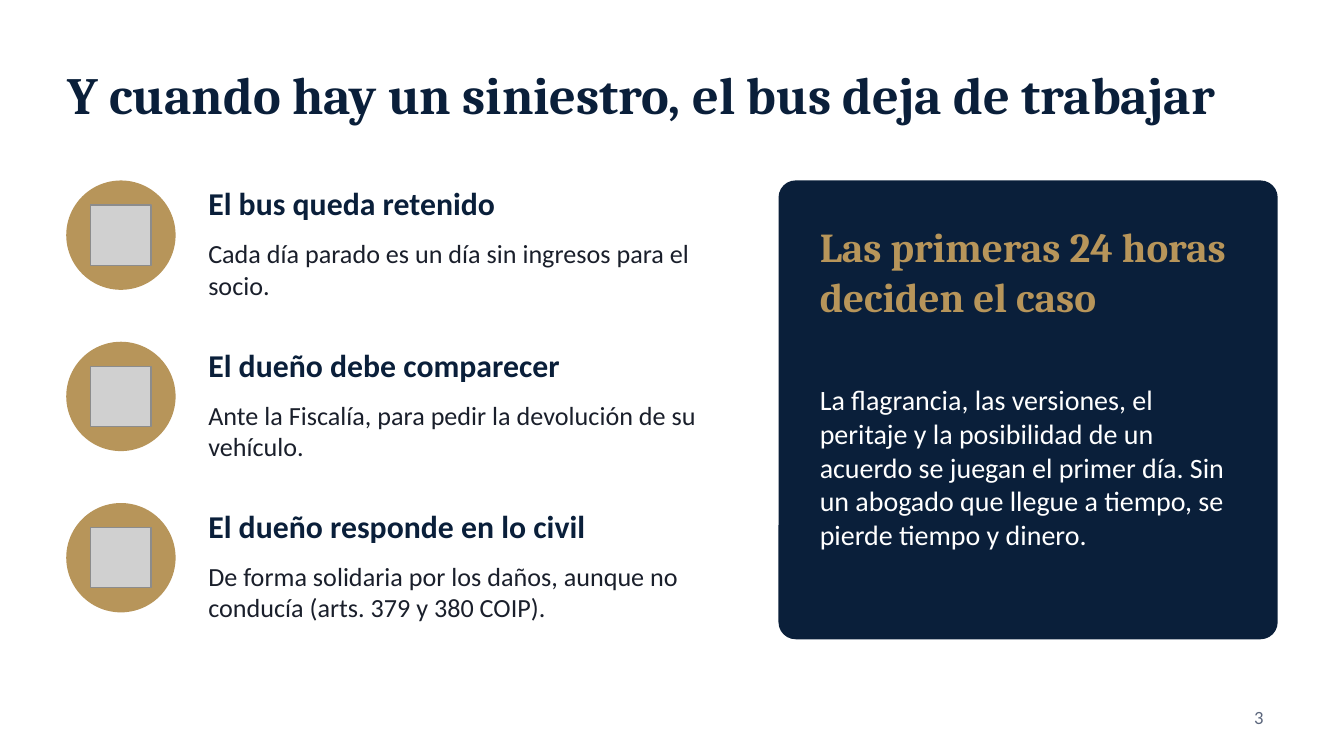
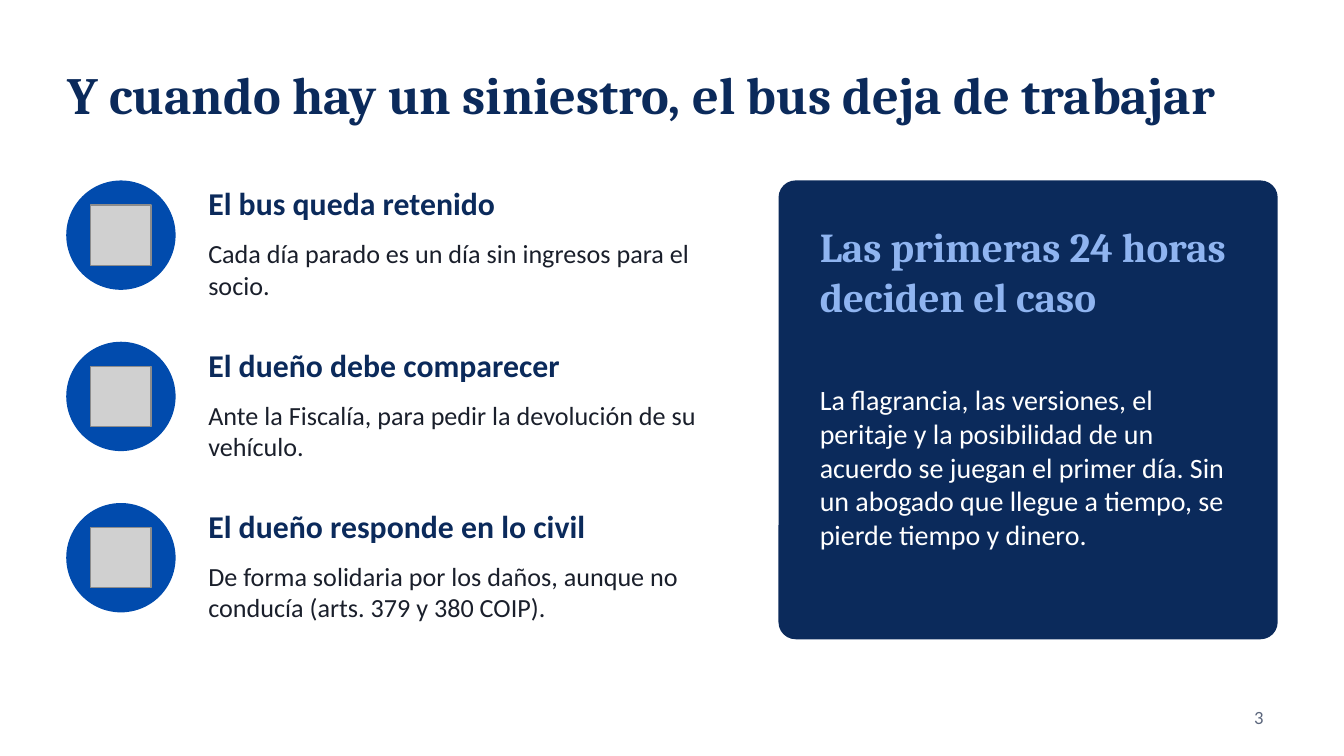
Before and after one commit to fernandotufino1983-arch/Almacenamiento-claude, a slide deck: slide 3 of jurix-global/presentacion-plan-ruta-segura-version-b.pptx. Drawn at 1344x756 pixels with LibreOffice and Linux fonts; fonts in the diff are those of the drawing; grey boxes stand for pictures; background and template pictures are left out. Boxes give left, top, right and bottom in pixels: in the first picture for what was removed or moved away, otherwise in the second. Text is boxed around its words. In the diff, an @@ line names an element or a change of style, - is before the commit and + after.

```diff
--- a/jurix-global/presentacion-plan-ruta-segura-version-b.pptx
+++ b/jurix-global/presentacion-plan-ruta-segura-version-b.pptx
@@ rounded rectangle at [780, 181, 1277, 638]: fill #0A1F3A to #0B2A5B; outline #0A1F3A 1 pt to #0B2A5B 1 pt @@
@@ text "Las primeras 24 horas deciden ..." at [820, 233, 1226, 313]: text colour #B7955A to #8FB4F0 @@
@@ fill #B7955A to #014BAD; outline #B7955A 1 pt to #014BAD 1 pt in 3 elements at [67, 181, 175, 289], [67, 343, 175, 450], [67, 504, 175, 612] @@
@@ text colour #0A1F3A to #0B2A5B in 4 elements at [67, 77, 1215, 126], [208, 192, 495, 220], [208, 354, 559, 382], [208, 515, 585, 543] @@
```
Also in this commit, not shown: 10 other slides changed, 13 other files.
